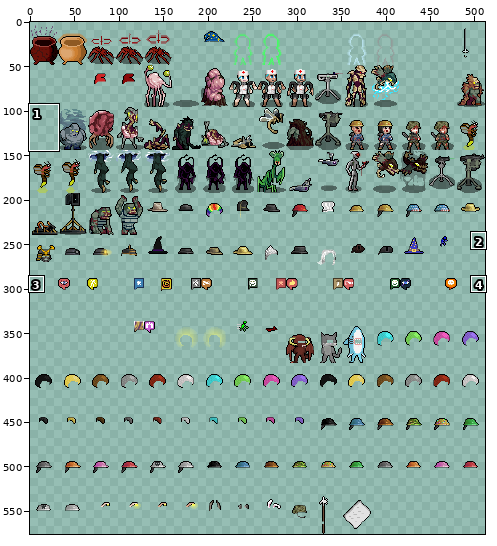
A sprite sheet gets an edit: gfx/ChibiUltica/ChibiTall.png. Above, an overview of the earlier version with the close-up marked.
Close-up. As it was:
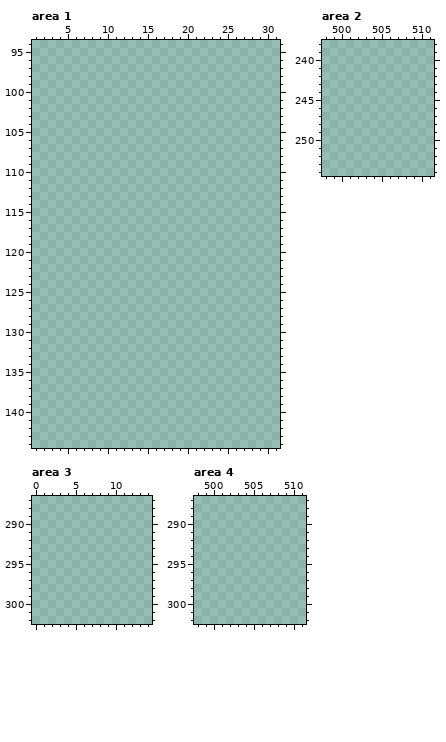
The file is 512x576 pixels. Pixels under 10% opacity are left out. Colours within 5 levels of each other are drawn and written as one. Shown: area 1: x 1..31, y 94..144; area 2: x 498..511, y 238..254; area 3: x 0..14, y 287..302; area 4: x 498..511, y 287..302. The old version is drawn lined up with the new one. The commit also changed other parts of the picture, which this record leaves out.
Palette (. is transparent): 
Now the later version:
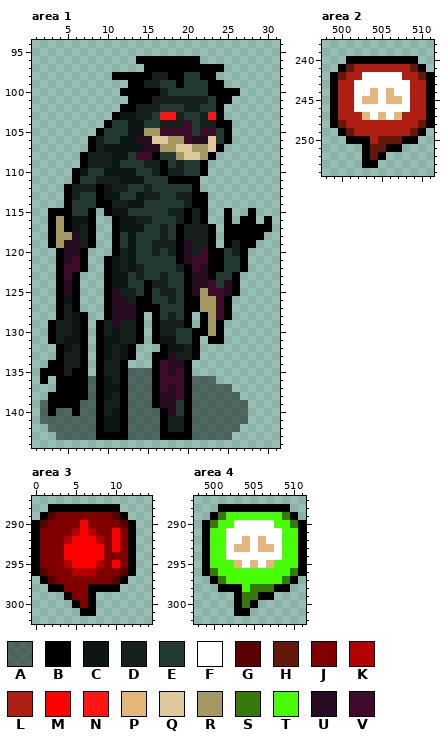
Colours new in this view: A #00000073  B #000000  C #0c1615  D #16211b  E #233a33  F #ffffff  G #590000  H #64180c  J #800000  K #b30000  L #ae1e13  M #ff0000  N #ff1414  P #e5b67c  Q #e0c89d  R #a59963  S #37780c  T #48fd08  U #280c22  V #3f0b2b
The edit:
drawings rearranged on the sheet (the old picture shows each at its new place; 9 dropped ones are not shown)
Changed rows in their new state; - is an unchanged pixel.
Area 1:
first column x 2:
 96 ------------BBBBBBBB---------
 97 -------------BBBBBBBBBB------
 98 ---------BBBBBDDBBEEBB-------
 99 -----------BBDDEEBEEEBB------
100 ----------BBBBBDEEEEEBBBB----
101 -----------BBBDDDDDDDEBB-----
102 ----------BBDDDEEEDDEEB------
103 ---------BCCDDENNDEEDNB------
104 --------BEECCEEDDDVEDDBB-----
105 -------BEEECCRRVVVVEVVEB-----
106 ------BDEECCUUQQRRVUUQEB-----
107 ------BDCCCCCUURRQQRRQB------
108 -----BDDDCCEVVBEERQQRB-------
109 -----BDDDCEEEDDBEDEEB--------
110 ----BCEECCCCEEDBDDEEB--------
111 ----BEEDDDCCCEEEBBBB---------
112 ---BDDDBCDDEEDEEEEEB---------
113 ---BDEEBCCEECDDEEDDBB--------
114 ---BEEEBBDDCCEEEEEDBB--------
115 -BBBEEB-BCCEEEEEDDBDB--B--B--
116 -BRBCCB--BCCDDEEEDBDB--B-BB-B
117 -BRBCDB--BCCCEEDEBDDDB-BBBBBB
118 -BRRUDB--BECEEEDEBDDDB-BBBBB-
119 -BRUUDB--BECEEDDDBUDDB-BDBB--
120 --BUUB---BDCEEDEDBUDVBBEDB---
121 --BUVB--BCDCEEEEEBUVVBBEEB---
122 --BVVB--BCDCDEEEEDBVUBBEEB---
123 --BVB---BCCEDEEDEEBUUBEEB----
124 --BUB---BCCEEBDDEEBUUVEUB----
125 --BUB---BUDDEBEDDEBURVVUB----
126 --BCB---BUUDBBEEDEBBRRVB-----
127 --BDB---BUUUBBBEEEBBRRVB-----
128 --BDCB--BUUUB-BEDEB-BRVB-----
129 -BDDCB-BDUDDB-BDDDB-BRB------
130 -BDDCB-BDCDDB-BDDEEBBRB------
131 -BDCCB-BCCDDB-BCCEEB-BB------
132 --BCDB-BCDCB---BCCDB---------
133 --BDDB-BCDCB--BBUDDB---------
134 -BBDDB-BDDB---BVUUB----------
135 BBBDBB-BDDBAAABVUVB----------
136 B-BBBBABCDBAAABVVVBAAA-------
137 --BBBBABCCBAAABVUVBAAAAA-----
138 -BBBBBABCDBAAABUUVBAAAAAA----
139 ABBBBAABDDBAAABUUEBAAAAAAA---
140 ABAABAABDCBAAAABUEBAAAAAAA---
141 AAAAAAABCCBAAAABDDBAAAAAAA---
142 -AAAAAABCCBAAAABDDBAAAAAA----
143 --AAAAABBBBAAAABBBBAAAAA-----
Area 2:
first column x 499:
240 --BBBBBBBBB--
241 -BHLLLLLLLHB-
242 BHLLFFFFFLLHB
243 BLLFFFFFFFLLB
244 BLLFFPFPFFLLB
245 BLLFPPFPPFLLB
246 BLLFFFFFFFLLB
247 BLLLPFPFPLLLB
248 BHLLLLLLLLLHB
249 -BHLLLLLLLHB-
250 --BBBLHHHBB--
251 ----BHHBB----
252 ----BHB------
253 ----BB-------
Area 3:
first column x 0:
288 --BBBBBBBBB--
289 -BGJJJJJJJGB-
290 BGJJJJMJJJJGB
291 BJJJJKMKJJMJB
292 BJJJKMMMKJMJB
293 BJJJMMMMMJMJB
294 BJJJMMMMMJJJB
295 BJJJKMMMKJMJB
296 BGJJJKKKJJJGB
297 -BGJJJJJJJGB-
298 --BBJJJBBBB--
299 ----BJJB-----
300 -----BJB-----
301 ------BB-----
Area 4:
first column x 499:
288 --BBBBBBBBB--
289 -BSTTTTTTTSB-
290 BSTTFFFFFTTSB
291 BTTFFFFFFFTTB
292 BTTFFPFPFFTTB
293 BTTFPPFPPFTTB
294 BTTFFFFFFFTTB
295 BTTTPFPFPTTTB
296 BSTTTTTTTTTSB
297 -BSTTTTTTTSB-
298 --BBBTSSSBB--
299 ----BSSBB----
300 ----BSB------
301 ----BB-------
